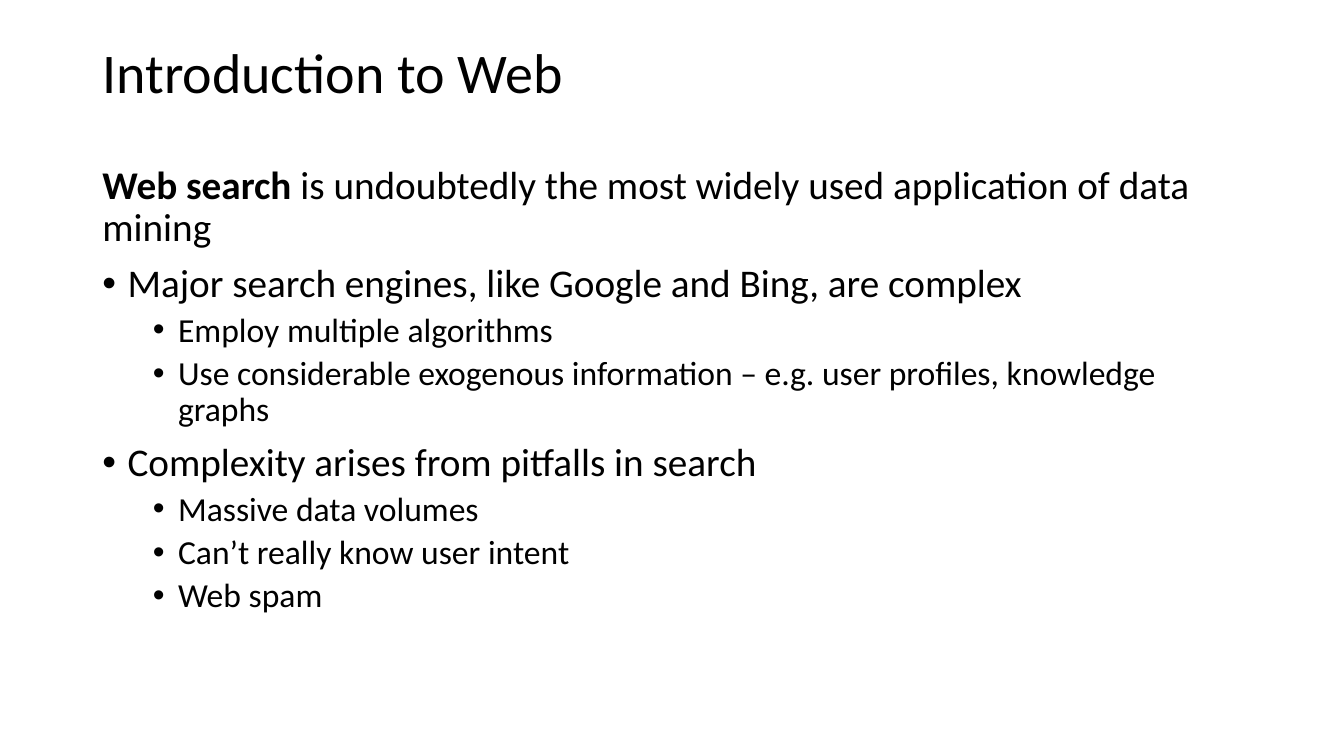
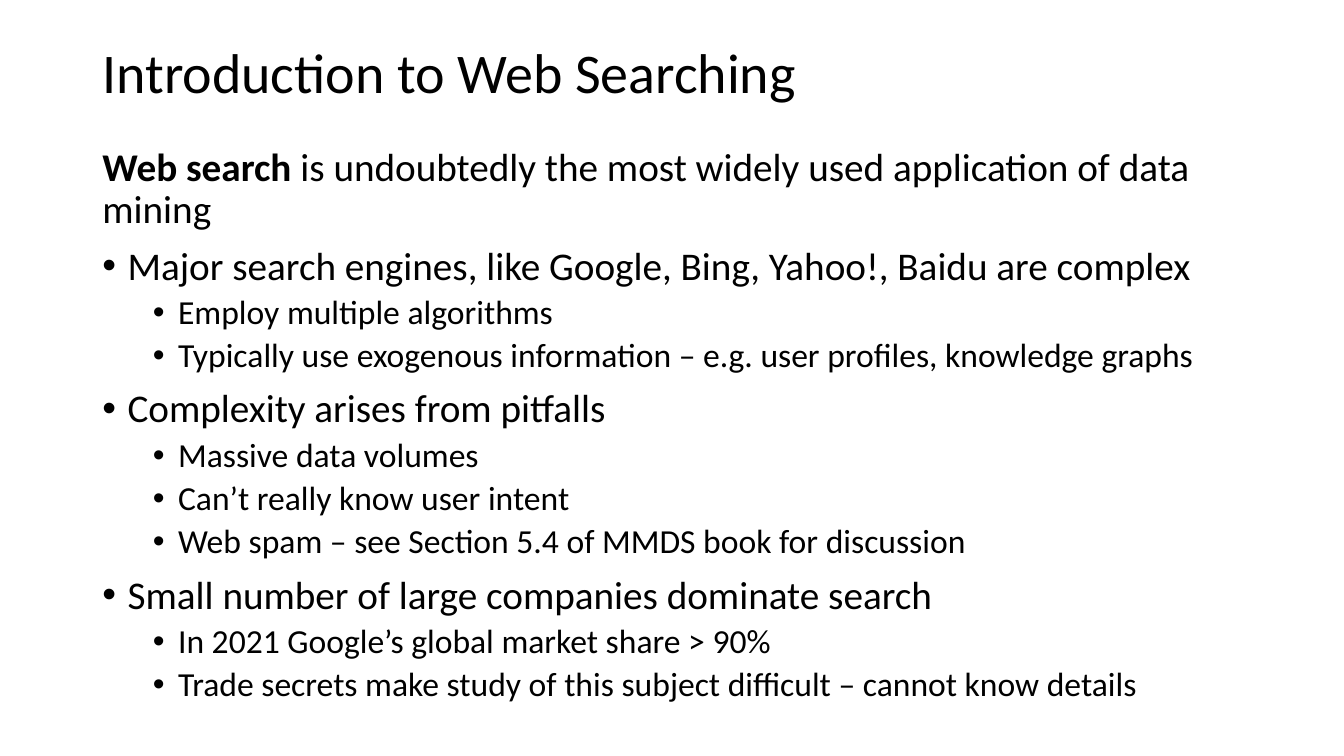
Before and after one commit to StephenElston/CSCI-E-108, a slide deck: slide 2 of slides/5_WebSearching.pptx. Drawn at 1344x756 pixels with LibreOffice and Linux fonts; fonts in the diff are those of the drawing. Boxes give left, top, right and bottom in pixels: in the first picture for what was removed or moved away, otherwise in the second. Text is boxed around its words. In the diff, an @@ line names an element or a change of style, - is before the commit and + after.

```diff
--- a/slides/5_WebSearching.pptx
+++ b/slides/5_WebSearching.pptx
@@ title at (102,54,796,103): text changed @@
-Introduction to Web
+Introduction to Web Searching
@@ text "Web search is undoubtedly the ...": place and size @@
-text "Web search is undoubtedly the ..." at (102,171,1189,613)
+text "Web search is undoubtedly the ..." at (102,153,1193,702)
@@ text at (128,252,1191,287): text changed @@
-• Major search engines, like Google and Bing, are complex
+• Major search engines, like Google, Bing, Yahoo!, Baidu are complex
@@ text at (128,343,1193,429): text changed @@
-  • Use considerable exogenous information – e.g. user profiles, knowledge graphs
-• Complexity arises from pitfalls in search
+  • Typically use exogenous information – e.g. user profiles, knowledge graphs
+• Complexity arises from pitfalls
@@ text at (128,529,1137,702): text changed @@
-  • Web spam
+  • Web spam – see Section 5.4 of MMDS book for discussion
+• Small number of large companies dominate search
+  • In 2021 Google’s global market share > 90%
+  • Trade secrets make study of this subject difficult – cannot know details
```
Also in this commit, not shown: 1 other slide changed, 8 slides added, 1 slide removed.
